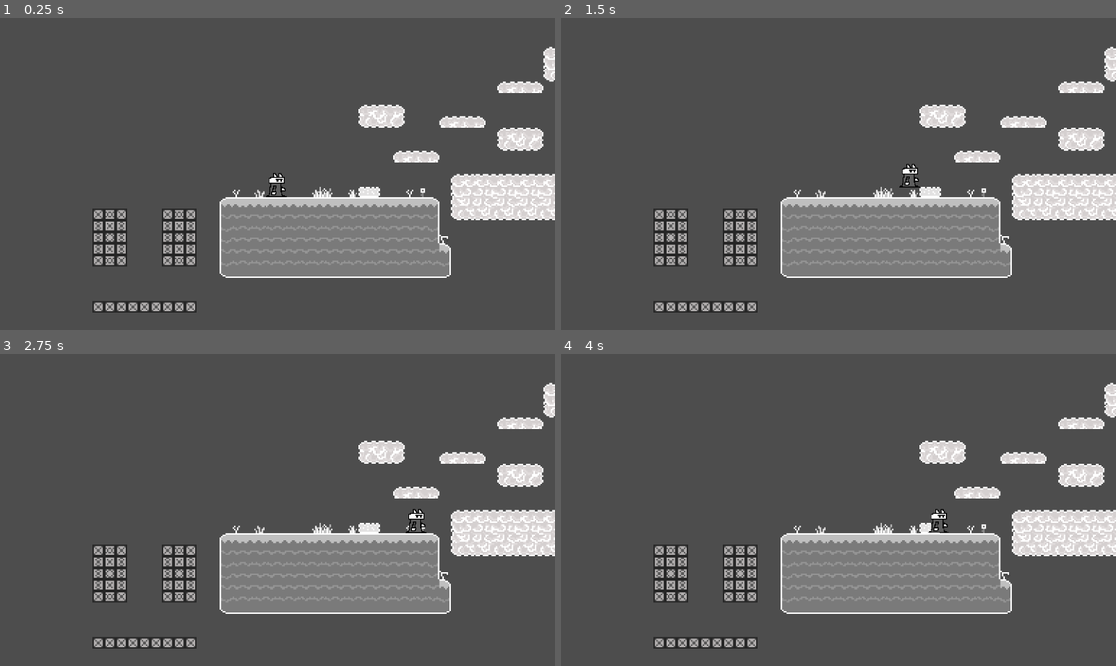
Above: before the commit, frames 1-4 (two rows, left to right).
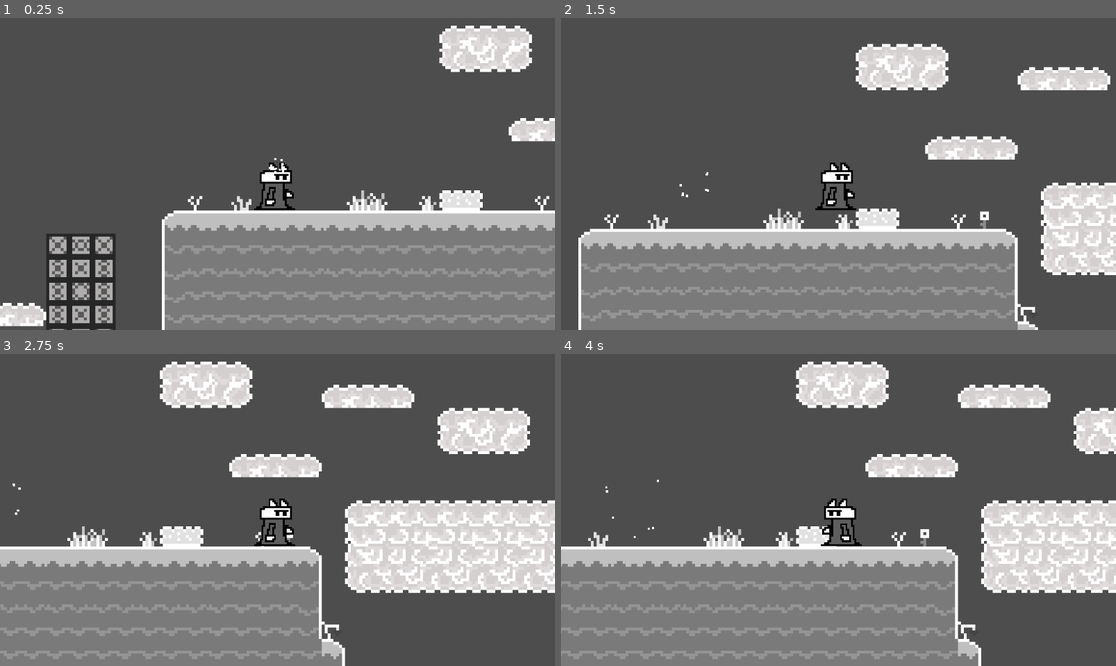
Above: after the commit, the same moments.

Repository: MidnightWolfe/Github-Game-Jam-2024
Game: Godot game, scene res://node_2d.tscn
Same seed, same stepped clock (60 frames per second), same inputs: the game is played once before the commit and once after it.
Inputs:
- Up to frame 1 (0.25 s): no input
- Up to frame 2 (1.5 s): hold D (right) 0.53-1.28 s; tap Space (ui_select) at 0.77 s; hold S (down) from 1.28 s (still down)
- Up to frame 3 (2.75 s): tap Space (ui_select) at 1.52 s; release S (down) at 2.03 s; hold D (right) from 2.03 s (still down)
- Up to frame 4 (4 s): release D (right) at 2.78 s; hold W (up) 2.78-3.53 s; tap Space (ui_select) at 3.02, 3.77 s; hold A (left) from 3.53 s (still down)

The runs differ from the first frame. In frame 1, 35% of the frame differs, in the area x 0-100%, y 2-100%; in frame 2, 38%; in frame 3, 42%; in frame 4, 40%.

Commit message:
Added sprite flip for moving left and right as well as the start of the particle system. More to come. Also bound the camera to the player and zoomed it in.

Diff:
--- a/gamejam/node_2d.tscn
+++ b/gamejam/node_2d.tscn
@@ -151,14 +151,32 @@
 sources/2 = SubResource("TileSetAtlasSource_l63jy")
 sources/3 = SubResource("TileSetAtlasSource_8qoj3")
 
+[sub_resource type="ParticleProcessMaterial" id="ParticleProcessMaterial_xkcp3"]
+particle_flag_disable_z = true
+emission_shape_scale = Vector3(0, 0, 0)
+emission_shape = 1
+emission_sphere_radius = 14.66
+spread = 180.0
+initial_velocity_min = 30.0
+initial_velocity_max = 40.0
+gravity = Vector3(0, 0, 0)
+scale_min = 2.0
+scale_max = 2.5
+
 [node name="Node2D" type="Node2D"]
 
 [node name="TileMapLayer" type="TileMapLayer" parent="."]
 scale = Vector2(3, 3)
-tile_map_data = PackedByteArray("AAD7/wIAAAAAAAAAAAD8/wIAAAA …(5679 unchanged characters)… ADAAMAAAAOAAYAAAADAAAAAAAOAAUAAwADAAIAAAA=")
+tile_map_data = PackedByteArray("AAD7/wIAAAAAAAAAAAD8/wIAAAA …(5679 unchanged characters)… ADAAMAAAAOAAYAAAADAAAAAAAOAAUAAwADAAIAAADz/wYAAQAAAAAAAAD0/wYAAQABAAAAAAD1/wYAAQADAAAAAAA=")
 tile_set = SubResource("TileSet_60ab7")
-
-[node name="Camera2D" type="Camera2D" parent="."]
 
 [node name="Player" parent="." instance=ExtResource("5_oddco")]
 position = Vector2(1, 16)
+
+[node name="Camera2D2" type="Camera2D" parent="Player"]
+position = Vector2(-1, -16)
+zoom = Vector2(2, 2)
+
+[node name="SpellParticles" type="GPUParticles2D" parent="."]
+process_material = SubResource("ParticleProcessMaterial_xkcp3")
+explosiveness = 0.87
--- a/gamejam/player.gd
+++ b/gamejam/player.gd
@@ -13,6 +13,8 @@
 var combo = Vector3(0, 0, 0)
 var colour = Color(0, 0, 0)
 
+var lastDirection = 1
+
 
 #func get_input():
 #	var input_direction = Input.get_vector("left", "right", "up", "down")
@@ -25,8 +27,9 @@
 
 	##Get the player to move in left / right directions
 	var playerDirection = Input.get_axis("left","right")
-	if playerDirection:
+	if playerDirection != 0:
 		velocity.x = playerDirection * speed
+		directSprite(playerDirection)
 	else:
 		velocity.x = move_toward(velocity.x, 0, speed) #Just slows the player so that it's a smooth motion
 
@@ -41,6 +44,44 @@
 	if Input.is_action_just_released("ui_select"):
 		velocity.y *= 0.5
 
+	move_and_slide()
+	handle_animation()
+
+##Function to handle the animation of the player sprite
+func handle_animation():
+	if is_on_floor():
+		if velocity: #For running animation
+			pass
+		else:
+			animationPath.play("idle")
+		pass
+	else: #If jumping animation
+		pass
+
+
+
+	pass
+
+# Take in an input of direction Left | Right and scale the sprite to flip it
+func directSprite(direction: float) -> void:
+	if direction < 0 and lastDirection != -1:
+		scale.x = -1
+		lastDirection = -1
+	elif direction > 0 and lastDirection != 1:
+		scale.x = -1
+		lastDirection = 1
+
+	pass
+
+
+
+# Called when the node enters the scene tree for the first time.
+func _ready() -> void:
+	pass # Replace with function body.
+
+
+# Called every frame. 'delta' is the elapsed time since the previous frame.
+func _process(_delta: float) -> void:
 	if Input.is_action_just_pressed("ui_text_submit"):
 		if is_casting_spell:
 			var greatestValue = max(combo.x, combo.y, combo.z)
@@ -62,32 +103,4 @@
 			combo.y = combo.y + 1.0
 		if Input.is_action_just_pressed("right"):
 			combo.z = combo.z + 1.0
-
-	move_and_slide()
-	handle_animation()
-
-##Function to handle the animation of the player sprite
-func handle_animation():
-	if is_on_floor():
-		if velocity: #For running animation
-			pass
-		else:
-			animationPath.play("idle")
-		pass
-	else: #If jumping animation
-		pass
-
-
-
 	pass
-
-
-
-# Called when the node enters the scene tree for the first time.
-func _ready() -> void:
-	pass # Replace with function body.
-
-
-# Called every frame. 'delta' is the elapsed time since the previous frame.
-func _process(_delta: float) -> void:
-	pass
Not shown: 1 places in gamejam/node_2d.tscn that only renumber resources
